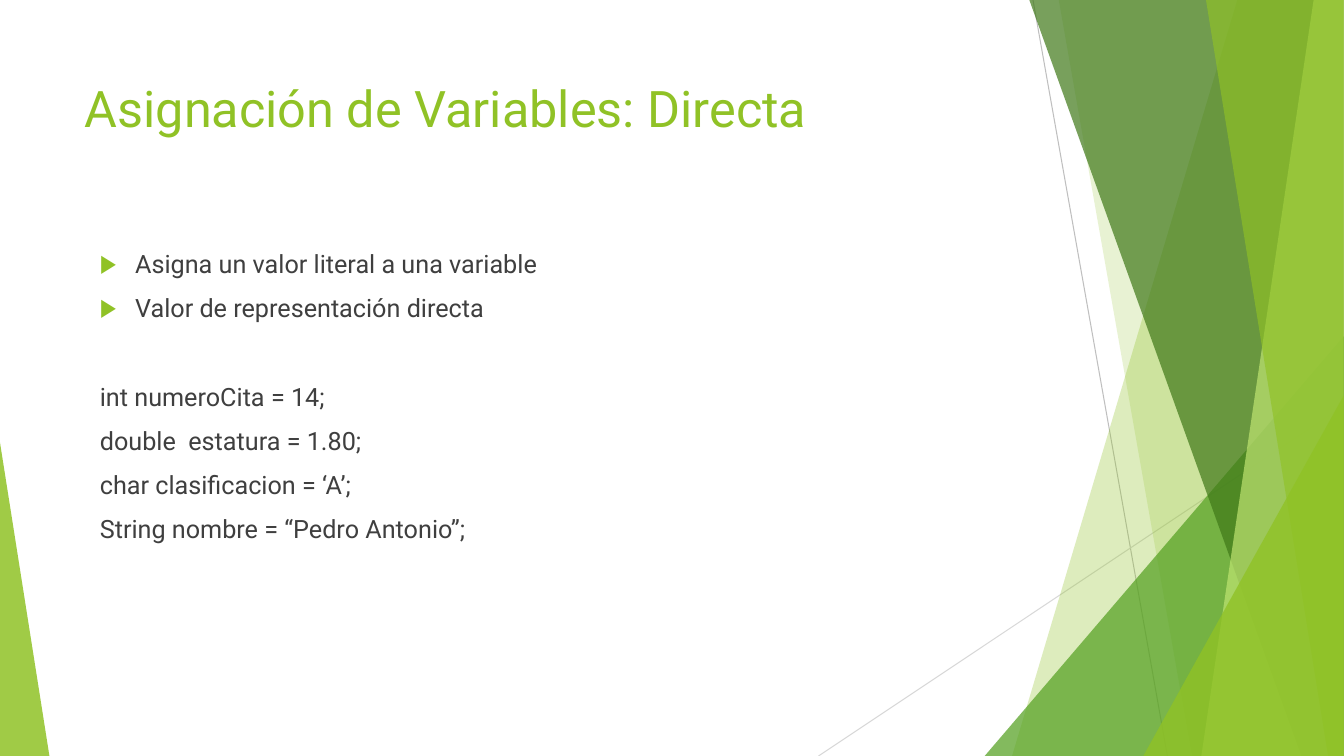
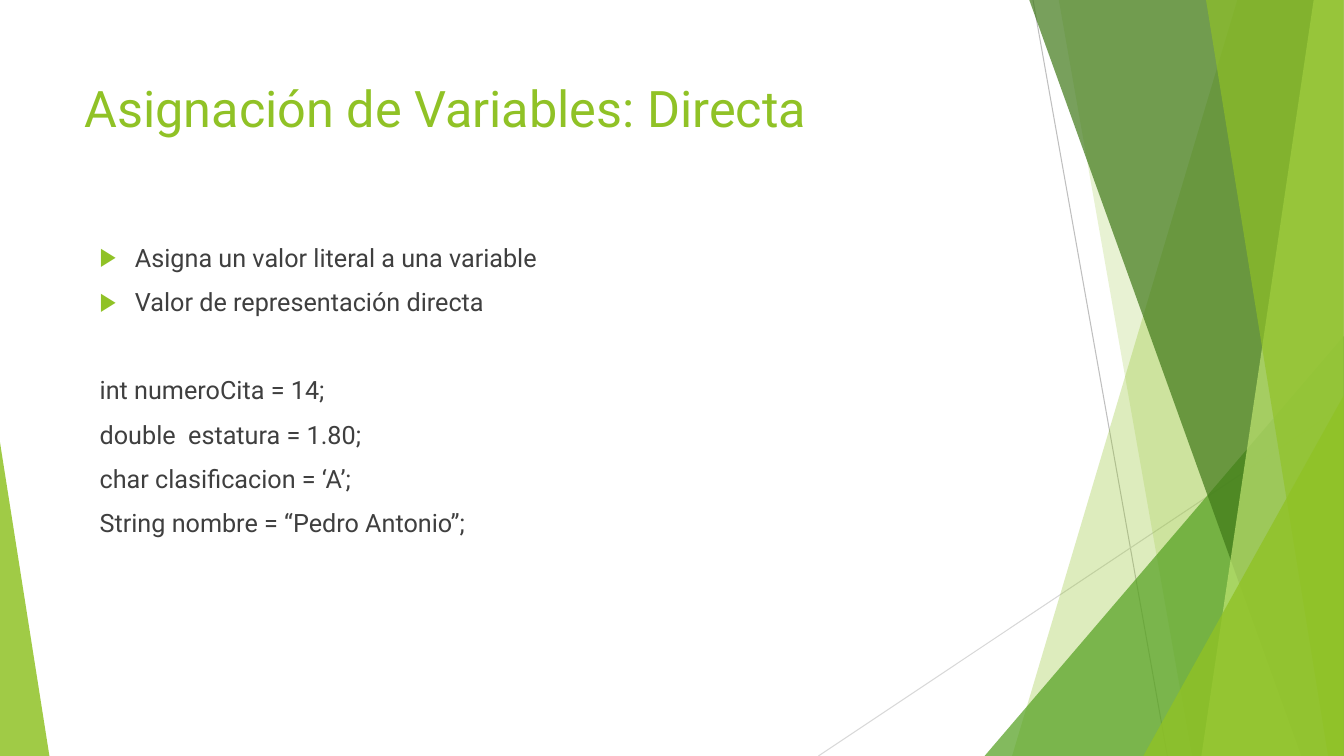
Before and after one commit to jomarnavarro/basicJava, a slide deck: slide 10 of slides/Selenium, module 2b.pptx. Drawn at 1344x756 pixels with LibreOffice and Linux fonts; fonts in the diff are those of the drawing. Boxes give left, top, right and bottom in pixels: in the first picture for what was removed or moved away, otherwise in the second. Text is boxed around its words. In the diff, an @@ line names an element or a change of style, - is before the commit and + after.

```diff
--- a/slides/Selenium, module 2b.pptx
+++ b/slides/Selenium, module 2b.pptx
@@ text "Asigna un valor literal a ...": place and size @@
-text "Asigna un valor literal a ..." at [100, 254, 537, 544]
+text "Asigna un valor literal a ..." at [100, 248, 537, 538]
```
Also in this commit, not shown: 20 other slides changed, 2 slides added, 1 slide removed, 33 other files.
